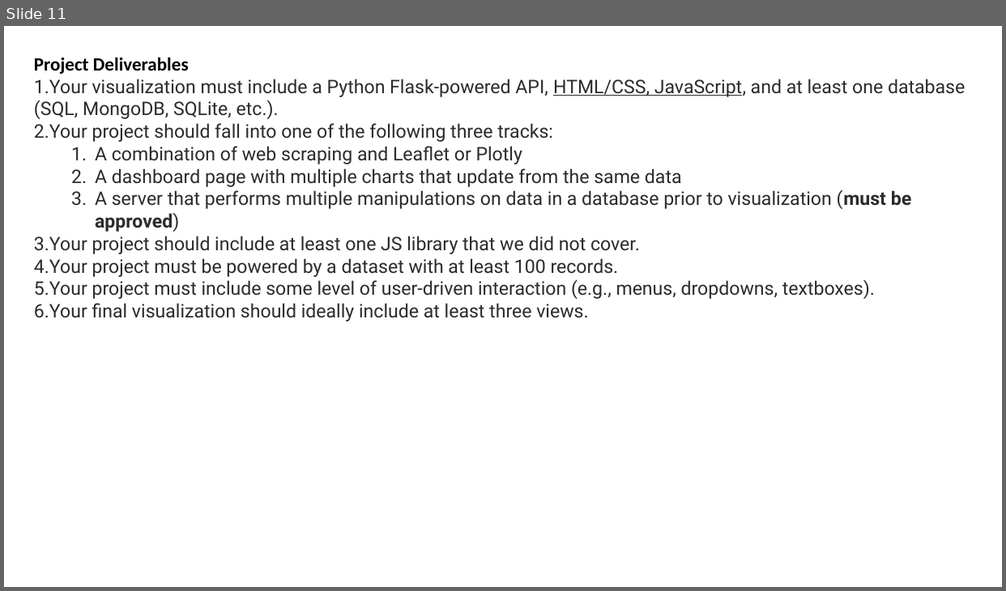
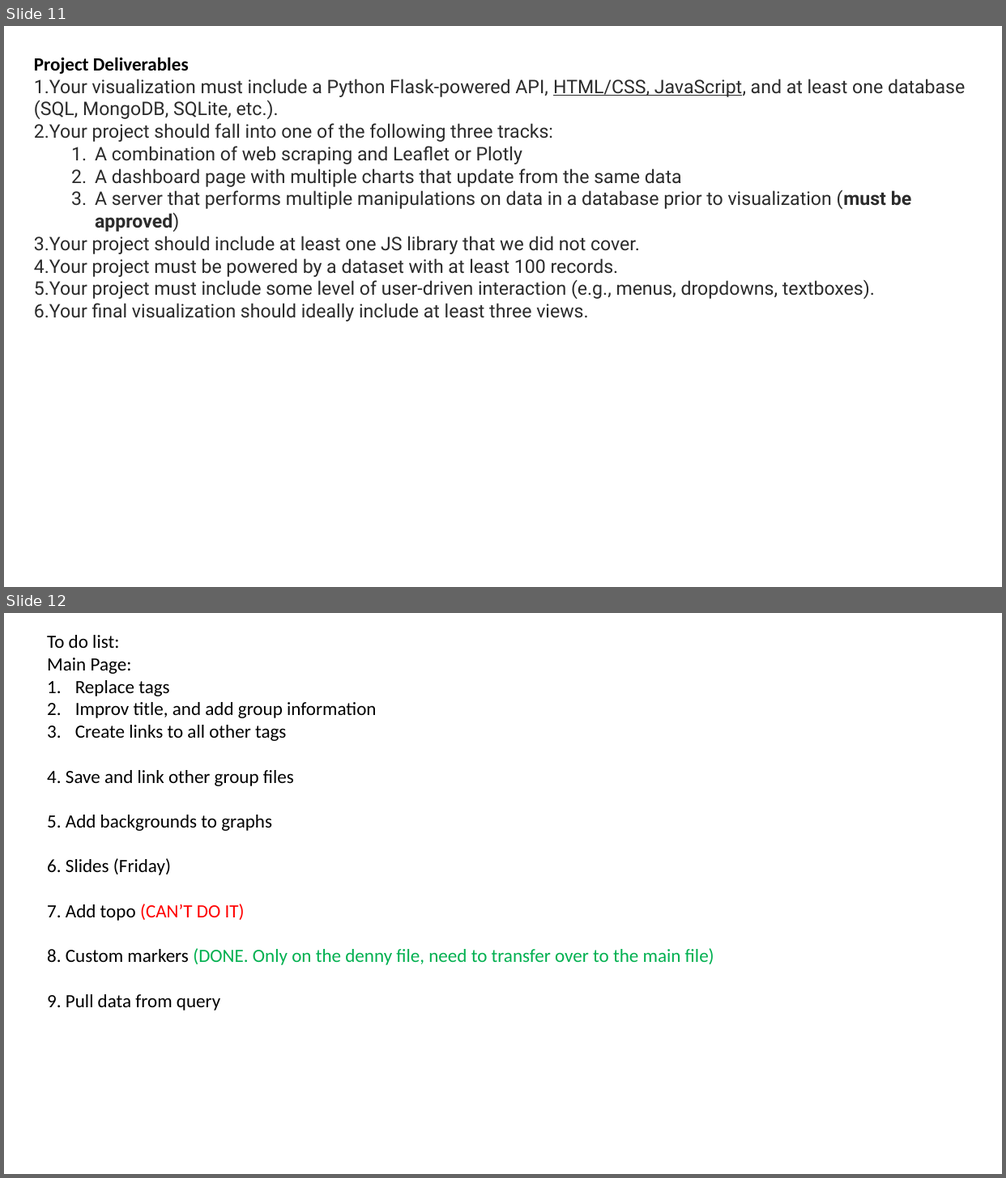
Before and after one commit to ArsamIj/Project_3, a slide deck: Project 3 Planning.pptx. Shown one above the other, each under a label of ours: slide 11 before the commit, slides 11 and 12 after it. The pictures are 1006x591 and 1006x1178 pixels, drawn with LibreOffice and Linux fonts; fonts in the diff are those of the drawing. Boxes give left, top, right and bottom in pixels: in the first picture for what was removed or moved away, otherwise in the second. Text is boxed around its words. In the diff, an @@ line names an element or a change of style, - is before the commit and + after.

```diff
--- a/Project 3 Planning.pptx
+++ b/Project 3 Planning.pptx
@@ slide 12 added at (x1=4, y1=613, x2=1002, y2=1174), background #FFFFFF @@
@@ text added at (x1=47, y1=635, x2=714, y2=1011), 18 pt, text #000000 @@
+To do list:
+Main Page:
+1. Replace tags
+2. Improv title, and add group information
+3. Create links to all other tags
+4. Save and link other group files
+5. Add backgrounds to graphs
+6. Slides (Friday)
+7. Add topo (CAN’T DO IT)
+8. Custom markers (DONE. Only on the denny file, need to transfer over to the main file)
+9. Pull data from query
```
Also in this commit, not shown: 2 slides changed, 32 other files.
